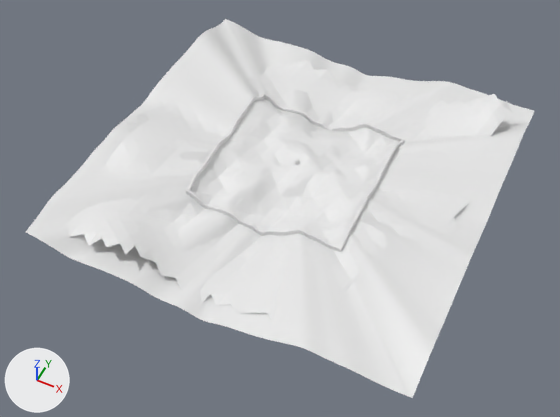
A saved change to the Blender file _Dev Assets/Terrain.blend.
Both versions are drawn from a 50 mm lens placed at (125.0, -170.0, 233.0), pointed at (31.0, 17.0, -1.0). Every picture has the same lights, and +X, +Y and +Z are marked at lower left.

Script lines for the objects in view, before the commit:
```python
me_icosphere = bpy.data.meshes.new('Icosphere')
me_icosphere.from_pydata(...)  # 739 vertices, 1353 faces; spans x -39.1..101.5, y -39.5..97.2, z -0.4..22.8
me_plane = bpy.data.meshes.new('Plane')
me_plane.from_pydata(...)  # 17153 vertices, 16896 faces; spans x -45.0..109.0, y -45.0..109.0, z 1.0..15.0
me_plane.polygons.foreach_set('use_smooth', [True] * 16896)
me_plane_004 = bpy.data.meshes.new('Plane.004')
me_plane_004.from_pydata(...)  # 256 vertices, 128 faces; spans x 0.0..64.0, y 0.0..64.0, z 0.6..17.0
me_sphere = bpy.data.meshes.new('Sphere')
me_sphere.from_pydata(...)  # a UV sphere (32 segments, 16 rings, poles along z) spanning x -1.0..1.0, y -1.0..1.0, z -1.0..1.0
me_sphere.polygons.foreach_set('use_smooth', [True] * 512)
ob_icosphere = bpy.data.objects.new('Icosphere', me_icosphere)
ob_icosphere.location = (0.0, 0.0, 0.0)
ob_plane = bpy.data.objects.new('Plane', me_plane)
ob_plane.location = (0.0, 0.0, 0.0)
ob_plane_004 = bpy.data.objects.new('Plane.004', me_plane_004)
ob_plane_004.location = (0.0, 0.0, 0.0)
_m = ob_plane_004.modifiers.new('Solidify', 'SOLIDIFY')
_m.thickness = 1.0
_m.use_even_offset = True
_m.use_quality_normals = True
_m.nonmanifold_thickness_mode = 'FIXED'
_m.nonmanifold_merge_threshold = 0.0003
ob_sphere = bpy.data.objects.new('Sphere', me_sphere)
ob_sphere.location = (31.1, 32.3, 11.8)
```
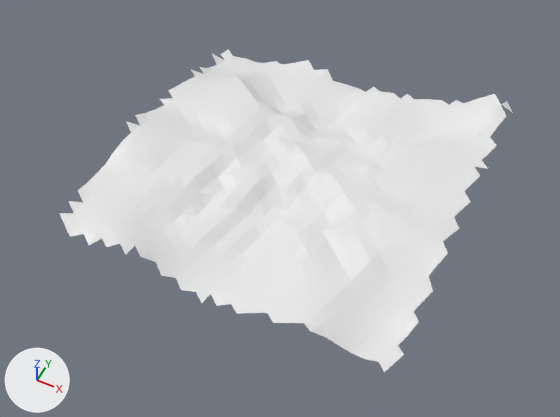
The change, as a list of edits to the scene's bpy script:
```text
Change ob_sphere:
    add ob_sphere.hide_set(True)  # its collection is switched off
Change ob_plane:
    add ob_plane.hide_set(True)  # its collection is switched off
Change ob_plane_004:
    add ob_plane_004.hide_set(True)  # its collection is switched off
```

Location of each change, (x1, y1, x2, y2) in pixels of the pictures (560 x 417 px):
'Plane', hidden: before (26, 19, 534, 398)
'Plane.004', hidden: before (186, 92, 405, 252)
